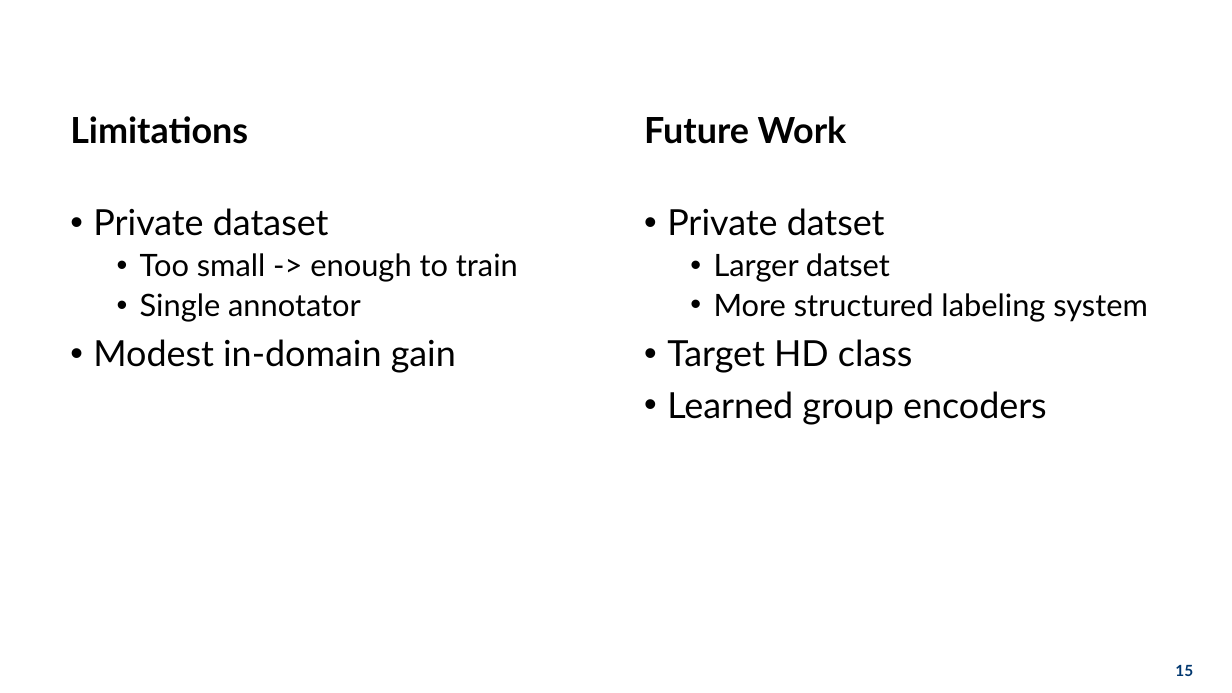
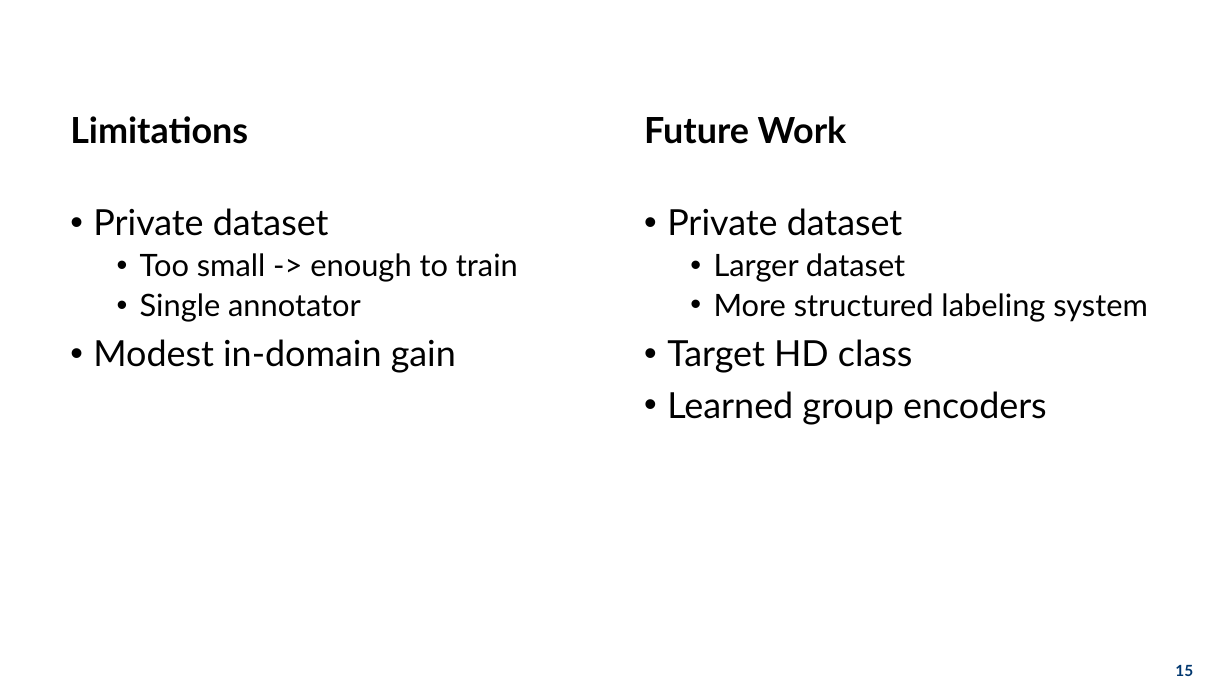
Before and after one commit to hoa2004st/CNN-in-CMOSE, a slide deck: slide 15 of documents/presentation/thesis.pptx. Drawn at 1232x693 pixels with LibreOffice and Linux fonts; fonts in the diff are those of the drawing; background and template pictures are left out. Boxes give left, top, right and bottom in pixels: in the first picture for what was removed or moved away, otherwise in the second. Text is boxed around its words. In the diff, an @@ line names an element or a change of style, - is before the commit and + after.

```diff
--- a/documents/presentation/thesis.pptx
+++ b/documents/presentation/thesis.pptx
@@ text at (667,208,905,282): text changed @@
-• Private datset
-  • Larger datset
+• Private dataset
+  • Larger dataset
```
Also in this commit, not shown: 13 other slides changed, 3 slides added, 2 slides removed, 19 other files.
